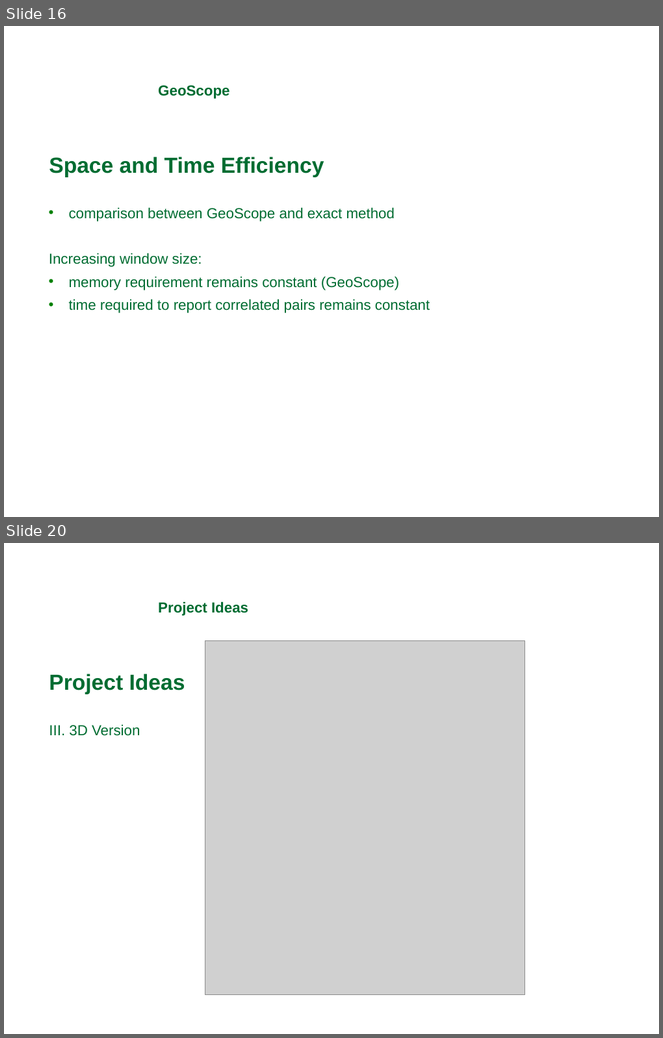
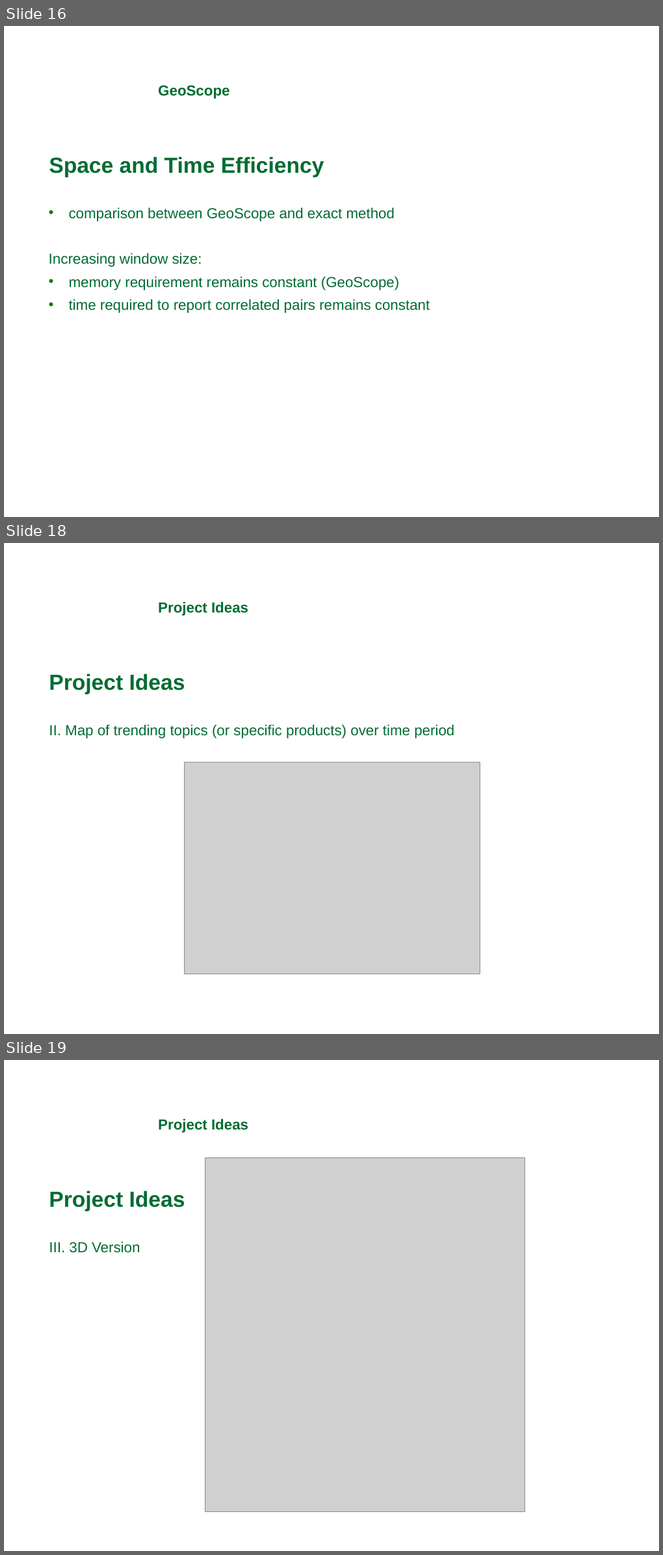
Before and after one commit to michaelprummer/datascience, a slide deck: GeoScope/DataScience1.ppt. Shown one above the other, each under a label of ours: slides 16 and 20 before the commit, slides 16, 18 and 19 after it; the slides between them are not shown. The pictures are 663x1038 and 663x1555 pixels, drawn with LibreOffice and Linux fonts; fonts in the diff are those of the drawing; grey boxes stand for pictures; background and template pictures are left out. Boxes give left, top, right and bottom in pixels: in the first picture for what was removed or moved away, otherwise in the second. Text is boxed around its words. In the diff, an @@ line names an element or a change of style, - is before the commit and + after.

```diff
--- a/GeoScope/DataScience1.ppt
+++ b/GeoScope/DataScience1.ppt
@@ slide 18 added at box(4, 543, 659, 1034), background picture (left out) @@
@@ text added at box(158, 601, 248, 616), 16 pt, text #006C31, bold @@
+Project Ideas
@@ text added at box(49, 674, 185, 694), 24 pt, text #006C31, bold @@
+Project Ideas
@@ text added at box(49, 724, 454, 739), 16 pt, text #006C31 @@
+II. Map of trending topics (or specific products) over time period
@@ picture added at box(184, 762, 480, 974) @@
@@ what was slide 20 is now slide 19 @@
```
Also in this commit, not shown: 6 slides changed, 1 slide removed.
